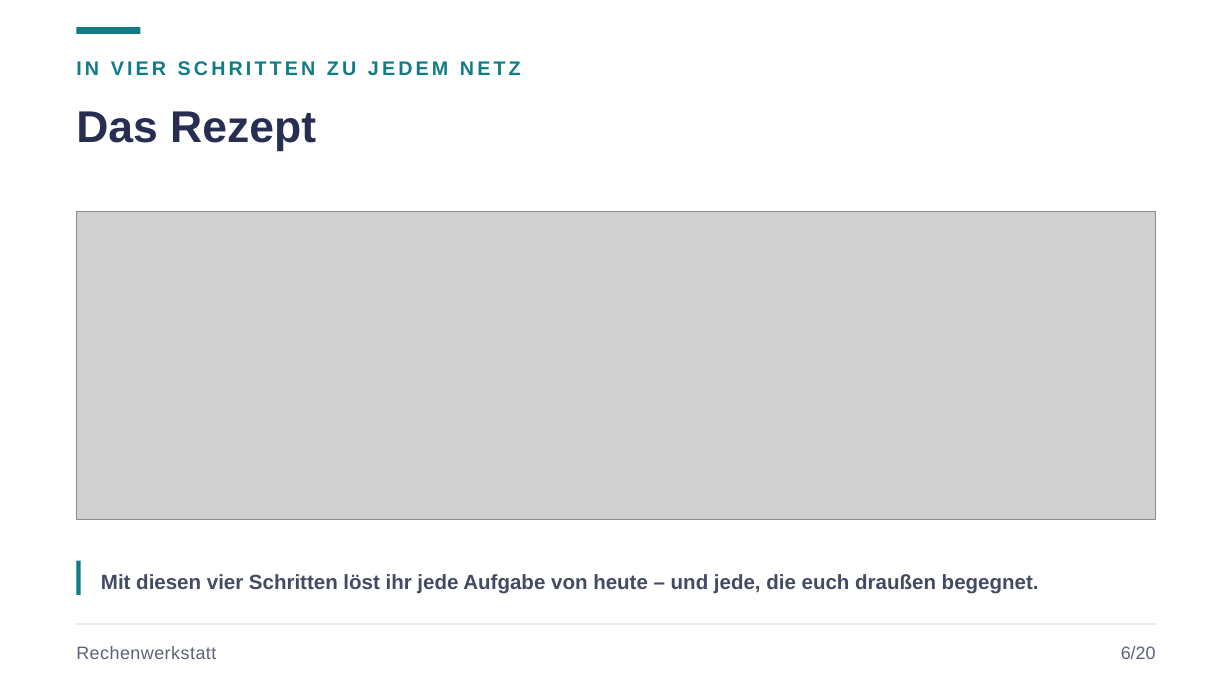
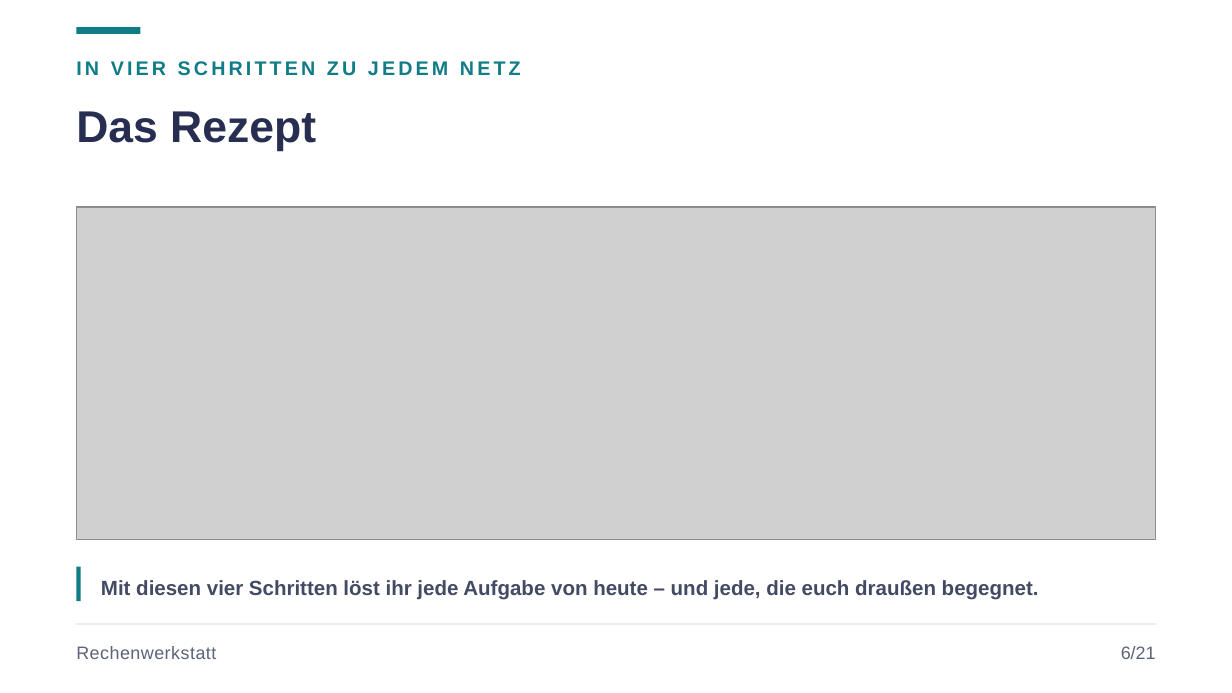
Before and after one commit to JacobMenge/kurs-unterlagen, a slide deck: slide 9 of folien/02-adressierung-subnetting-parallelkurs.pptx. Drawn at 1232x693 pixels with LibreOffice and Linux fonts; fonts in the diff are those of the drawing; grey boxes stand for pictures. Boxes give left, top, right and bottom in pixels: in the first picture for what was removed or moved away, otherwise in the second. Text is boxed around its words. In the diff, an @@ line names an element or a change of style, - is before the commit and + after.

```diff
--- a/folien/02-adressierung-subnetting-parallelkurs.pptx
+++ b/folien/02-adressierung-subnetting-parallelkurs.pptx
@@ picture: place and size @@
-picture at [76,212,1156,520]
+picture at [76,207,1156,540]
@@ rectangle: place and size @@
-rectangle at [76,561,81,595]
+rectangle at [76,567,81,601]
@@ text "Mit diesen vier Schritten löst ...": place and size @@
-text "Mit diesen vier Schritten löst ..." at [101,574,1039,594]
+text "Mit diesen vier Schritten löst ..." at [101,580,1039,600]
@@ text at [1121,646,1156,659]: text changed @@
-6/20
+6/21
```
Also in this commit, not shown: 19 other slides changed, 1 slide added, 1 other file.
